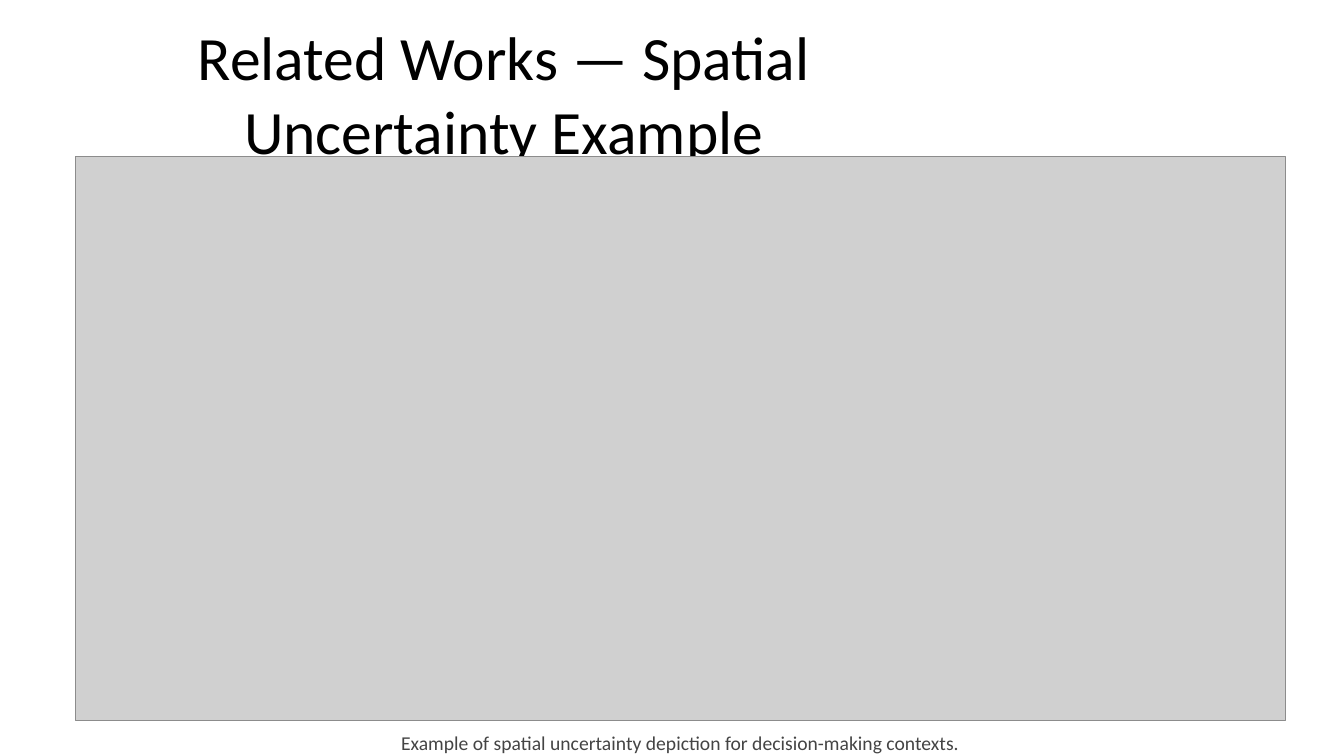
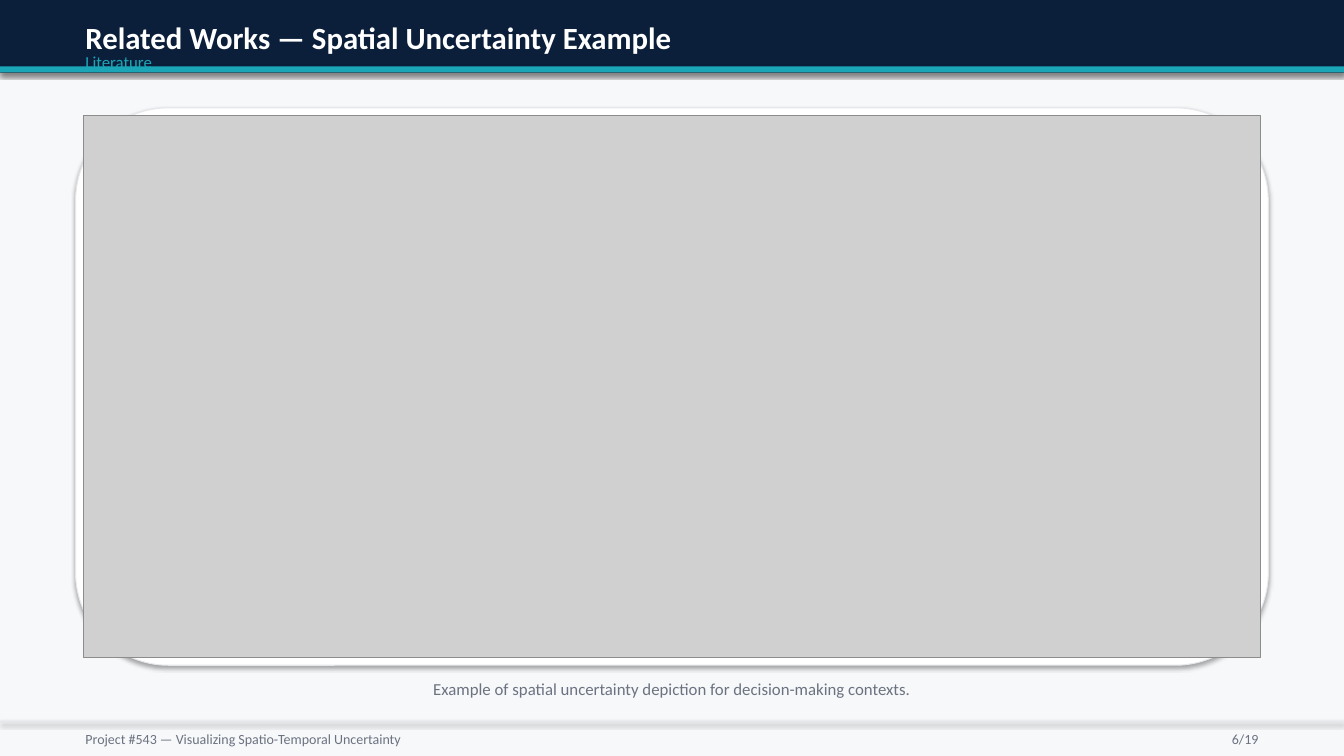
Before and after one commit to mufasa-349/GRAD-Project-Proposal-Presentation, a slide deck: slide 6 of out/Project_543_Uncertainty_Visualization.pptx. Drawn at 1344x756 pixels with LibreOffice and Linux fonts; fonts in the diff are those of the drawing; grey boxes stand for pictures. Boxes give left, top, right and bottom in pixels: in the first picture for what was removed or moved away, otherwise in the second. Text is boxed around its words. In the diff, an @@ line names an element or a change of style, - is before the commit and + after.

```diff
--- a/out/Project_543_Uncertainty_Visualization.pptx
+++ b/out/Project_543_Uncertainty_Visualization.pptx
@@ background #FFFFFF to #F7F8FA @@
@@ rectangle added at [0,0,1344,73], fill #0B1F3B @@
@@ text "Related Works — Spatial Uncertainty ...": place and size @@
-text "Related Works — Spatial Uncertainty ..." at [198,37,809,169]
+text "Related Works — Spatial Uncertainty ..." at [85,27,671,58]
@@ text "Related Works — Spatial Uncertainty ..." at [85,27,671,58]: size 44 to 22 pt, text colour #000000 to #FFFFFF, bold on; alignment centre to left; vertical alignment middle to top @@
@@ text added at [85,57,151,72], 12 pt, text #1AA6B7 @@
+Literature
@@ rectangle added at [0,67,1344,73], fill #1AA6B7 @@
@@ rounded rectangle added at [76,108,1268,665], fill #FFFFFF, outline #E5E7EB 0.75 pt @@
@@ picture: place and size @@
-picture at [76,156,1286,721]
+picture at [84,116,1260,657]
@@ text "Example of spatial uncertainty depiction ...": place and size @@
-text "Example of spatial uncertainty depiction ..." at [401,736,958,754]
+text "Example of spatial uncertainty depiction ..." at [433,683,910,698]
@@ text "Example of spatial uncertainty depiction ..." at [433,683,910,698]: size 14 to 12 pt, text colour #444444 to #6B7280 @@
@@ rectangle added at [0,721,1344,723], fill #E5E7EB @@
@@ text added at [85,734,401,747], 10 pt, text #6B7280 @@
+Project #543 — Visualizing Spatio-Temporal Uncertainty
@@ text added at [1232,734,1259,745], 10 pt, text #6B7280 @@
+6/19
```
Also in this commit, not shown: 17 other slides changed, 1 slide added, 1 slide removed, 1 other file.
